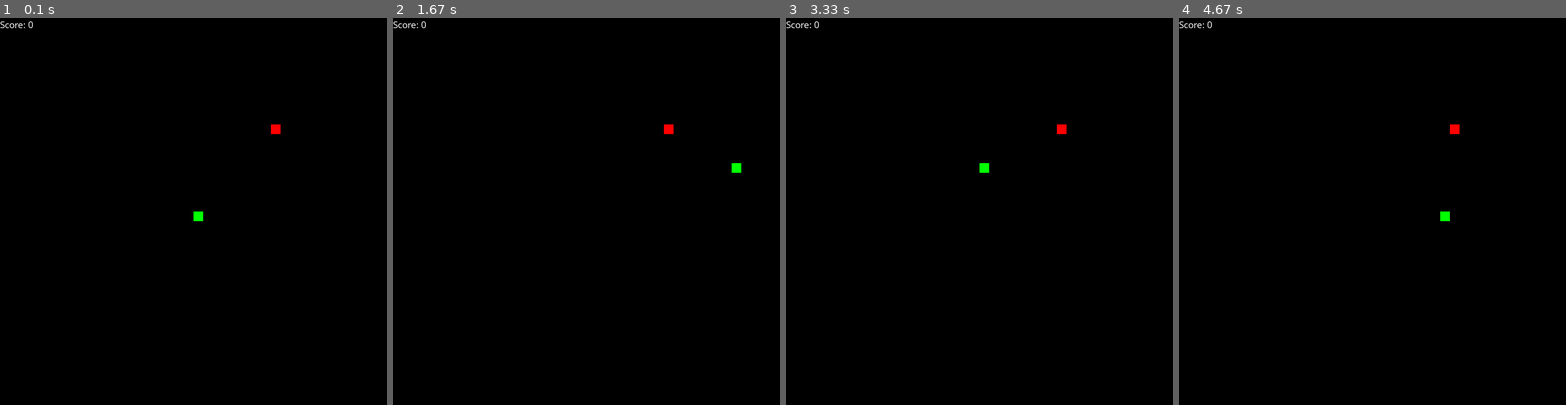
Above: before the commit, frames 1-4 (left to right).
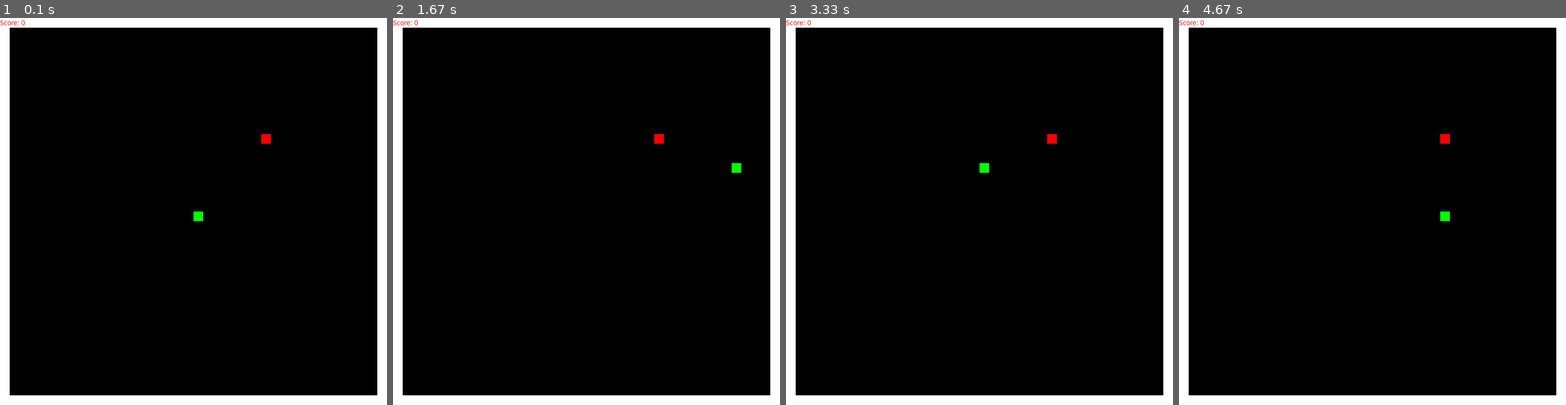
Above: after the commit, the same moments.

Repository: bgrose/pygame-snake
Game: pygame game, started from main.py
The game is run twice, just before and just after one commit, with the same random seed, the same clock (stepped at 60 frames per second) and the same inputs.
Inputs:
- Up to frame 1 (0.1 s): no input
- Up to frame 2 (1.67 s): hold Right 0.33-0.8 s; hold Up 0.83-1.13 s; hold Right 1.17-1.63 s
- Up to frame 3 (3.33 s): hold Left 1.67-2.2 s; hold Down 2.23-2.53 s; hold Left 2.57-2.97 s; hold Up from 3 s (still down)
- Up to frame 4 (4.67 s): release Up at 3.37 s; hold Right 3.4-4.03 s; hold Down 4.07-4.43 s; hold Left from 4.47 s (still down)

The runs differ from the first frame. In frame 1, 9.9% of the frame differs, in the area x 0-100%, y 0-100%; in frame 2, 9.9%; in frame 3, 9.9%; in frame 4, 9.9%.

Commit message:
snake moves, may add 3 to start

Diff:
--- a/game.py
+++ b/game.py
@@ -1,16 +1,19 @@
 import pygame
 import time
 import random
+
+WHITE = (255,255,255)
+GREEN = (0,255,0)
 
 
 def gameOver(display, WIDTH, HEIGHT):
     display.fill((0,0,0))
     # Print Game Over
     mesg = pygame.font.SysFont("comicsansms", 72)
-    display.blit(mesg.render("Game Over", True, (255,255,255)), (WIDTH/2 -150, HEIGHT/2))
+    display.blit(mesg.render("Game Over", True, WHITE), (WIDTH/2 -150, HEIGHT/2))
 
     pygame.display.update()
-    time.sleep(5)
+    time.sleep(3)
     pygame.quit()
     quit()
     return 0
@@ -34,28 +37,27 @@
     display.fill((0,0,0))
     # Print Game Over
     mesg = pygame.font.SysFont("comicsansms", 25)
-    display.blit(mesg.render("You Lost, click space to replay or esc to quit", True, (255,255,255)), (WIDTH/2 -150, HEIGHT/2))
+    display.blit(mesg.render("You Lost, click space to replay or esc to quit", True, WHITE), (WIDTH/2 -150, HEIGHT/2))
     pygame.display.update()
 
     wait = True
 
     while wait:
         for event in pygame.event.get():
+            if event.type == pygame.QUIT:
+                return True
             if event.type == pygame.KEYDOWN:
                 if event.key == pygame.K_SPACE:
                     return False
                 elif event.key == pygame.K_ESCAPE:
                     gameOver(display, WIDTH, HEIGHT)
-                    return True #redundent
 
 def genFood(WIDTH, HEIGHT, SIZE):
-    foodX = round(random.randrange(0, WIDTH - SIZE) / 20.0) * 20.0
-    foodY = round(random.randrange(0, HEIGHT - SIZE) / 20.0) * 20.0
+    foodX = round(random.randrange(SIZE, WIDTH - SIZE*2) / 20.0) * 20.0
+    foodY = round(random.randrange(SIZE, HEIGHT - SIZE*2) / 20.0) * 20.0
     return foodX, foodY
 
-def growSnake(snakeList, SIZE):
-    snakeHead = []
-    snakeHead.append(snakeList[-1][0])
-    snakeHead.append(snakeList[-1][1])
-    snakeList.append(snakeHead)
-    return snakeList
+
+def drawSnake(snakeList, SIZE, display):
+    for x in snakeList:
+        pygame.draw.rect(display, GREEN, [x[0], x[1], SIZE, SIZE])
--- a/main.py
+++ b/main.py
@@ -11,7 +11,10 @@
 HEIGHT = 800
 GREEN = (0,255,0)
 RED = (255,0,0)
+BLACK = (0,0,0)
+WHITE = (255,255,255)
 SIZE = 20
+SPEED = 15
 
 quitTrigger = False
 
@@ -33,7 +36,7 @@
     moveX = 0
     moveY = 0
     snakeList = []
-    snakeList.append([currX, currY])
+    snakeLength = 1
 
     foodX, foodY = g.genFood(WIDTH, HEIGHT, SIZE)
 
@@ -41,6 +44,8 @@
 
         while menuHold:
             quitTrigger = g.menu(display, WIDTH, HEIGHT)
+            if quitTrigger == True:
+                break
             gameLoop()
 
         for event in pygame.event.get():
@@ -49,20 +54,37 @@
             if event.type == pygame.KEYDOWN:
                 moveX, moveY = g.movement(moveX, moveY, SIZE, event.key)
 
-        if currX >= WIDTH or currX < 0 or currY >= HEIGHT or currY < 0:
+        if currX >= WIDTH-SIZE or currX < SIZE or currY >= HEIGHT-SIZE or currY < SIZE:
             menuHold = True
 
         currX += moveX
         currY += moveY
 
 
-        display.fill((0,0,0))
+        display.fill(BLACK)
+
+        #draw border around screen
+        pygame.draw.rect(display, WHITE, (0,0,WIDTH,HEIGHT), SIZE)
+
         pygame.draw.rect(display, GREEN, [currX, currY, SIZE, SIZE])
         pygame.draw.rect(display, RED, [foodX,foodY,SIZE,SIZE])
-        Scoremesg = pygame.font.SysFont("comicsansms", 20)
+        Scoremesg = pygame.font.SysFont("comicsansms", 15)
         ScoreString = "Score: " + str(Score)
         # put score top left
-        display.blit(Scoremesg.render(ScoreString, True, (255,255,255)), (0,0))
+        display.blit(Scoremesg.render(ScoreString, True, RED), (0,0))
+
+        snakeHead = []
+        snakeHead.append(currX)
+        snakeHead.append(currY)
+        snakeList.append(snakeHead)
+        if len(snakeList) > snakeLength:
+            del snakeList[0]
+
+        for x in snakeList[:-1]:
+            if x == snakeHead:
+                menuHold = True
+
+        g.drawSnake(snakeList, SIZE, display)
 
 
         pygame.display.update()
@@ -70,8 +92,10 @@
         if(currX == foodX and currY == foodY):
             Score += 1
             foodX, foodY = g.genFood(WIDTH, HEIGHT, SIZE)
-            snakeList = g.growSnake(snakeList, SIZE)
-        clock.tick(15)
+            snakeLength += 1
+        clock.tick(SPEED)
+
+
 
 
 gameLoop()
